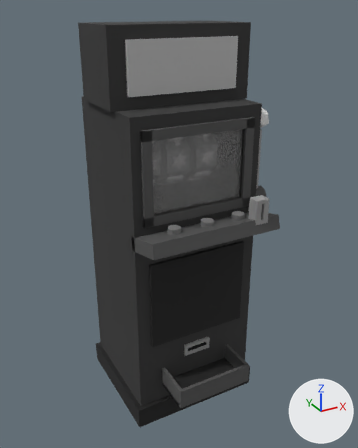
The FBX model Assets/Art/Environment/SlotMachine.fbx: old version first, new version second.
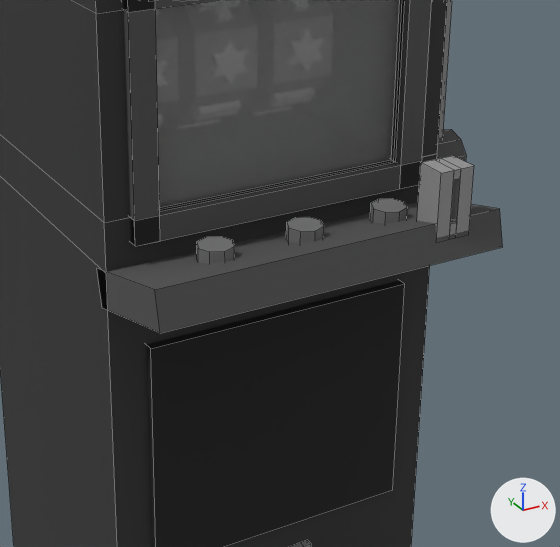
The first picture shows the older version from a 50 mm lens placed at (-0.981, -1.878, 1.779), pointed at (0.016, -0.065, 0.873). The close-ups show the older and then the newer version on the part from 27% to 84% of the width and 31% to 76% of the height of that picture. Only the edits that show in the close-ups are written down. Every picture has the same lights, and +X, +Y and +Z are marked at lower right. The close-ups show mesh edges as thin lines. Where no turn or scale is listed for an object, it has been applied to the vertices. Vertices at exactly the same position are counted once.

The older version as bpy lines, for what is in view:
```python
me_coinslot = bpy.data.meshes.new('CoinSlot')
me_coinslot.from_pydata(...)  # 38 vertices, 30 faces; spans x -0.03..0.03, y 0.0..0.05, z -0.06..0.05
me_coinslot.materials.append(mat_m_palette)  # picture img_palette_png
me_reelglass = bpy.data.meshes.new('ReelGlass')
me_reelglass.from_pydata(...)  # a box spanning x -0.21..0.21, y -0.008..0.008, z -0.15..0.15
me_reelglass.materials.append(mat_m_glass)  # picture img_palette_png
me_slotmachine = bpy.data.meshes.new('SlotMachine')
me_slotmachine.from_pydata(...)  # 152 vertices, 113 faces; spans x -0.31..0.31, y -0.43..0.28, z 0.0..1.72
me_slotmachine.materials.append(mat_m_palette)  # picture img_palette_png
ob_coinslot = bpy.data.objects.new('CoinSlot', me_coinslot)
ob_coinslot.location = (0.2, -0.425, 1.025)
ob_reelglass = bpy.data.objects.new('ReelGlass', me_reelglass)
ob_reelglass.location = (0.0, -0.24, 1.18)
ob_slotmachine = bpy.data.objects.new('SlotMachine', me_slotmachine)
ob_slotmachine.location = (0.0, 0.0, 0.0)
# also in view: 'LeverHub' at (0.32, -0.21, 1.0); 'Lever' at (0.32, -0.21, 1.199)
```
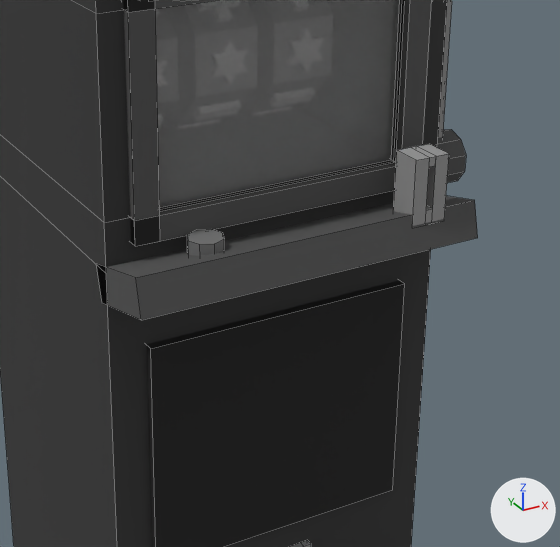
Location of each change, (x1, y1, x2, y2) in pixels of the close-ups (560 x 547 px; the box of a moved part takes in the faces that stretch with it):
'SlotMachine', reshaped: before (0, 0, 503, 547); after (0, 0, 478, 547)
'CoinSlot', moved: before (417, 156, 474, 238); after (394, 144, 449, 226)
'RefundButton', added: after (187, 229, 224, 256)
part 1 of me_slotmachine, deleted: before (197, 237, 234, 264)
part 2 of me_slotmachine, deleted: before (286, 217, 324, 243)
part 3 of me_slotmachine, deleted: before (370, 199, 407, 223)
part 4 of me_slotmachine, moved or reshaped: before (97, 202, 503, 333); after (97, 196, 478, 320)

Patch to the scene script:
```diff
--- a/Assets/Art/Environment/SlotMachine.fbx.py
+++ b/Assets/Art/Environment/SlotMachine.fbx.py
@@ me_slotmachine @@
 # used by ob_slotmachine; location = (0.0, 0.0, 0.0)
-me_slotmachine.from_pydata(...)  # 152 vertices, 113 faces; spans x -0.31..0.31, y -0.43..0.28, z 0.0..1.72
+me_slotmachine.from_pydata(...)  # 104 vertices, 83 faces; spans x -0.31..0.31, y -0.38..0.28, z 0.0..1.72
+# me_slotmachine part 1: the loose piece of 16 vertices spanning x -0.18..-0.12, y -0.36..-0.3, z 0.97..0.99 is deleted
+# me_slotmachine part 2: the loose piece of 16 vertices spanning x -0.03..0.03, y -0.36..-0.3, z 0.97..0.99 is deleted
+# me_slotmachine part 3: the loose piece of 16 vertices spanning x 0.12..0.18, y -0.36..-0.3, z 0.97..0.99 is deleted
+# me_slotmachine part 4
+# 6 vertices are removed from x -0.29..0.29, y -0.43..-0.23, z 0.94..0.99
+# 6 faces are deleted
+# 2 vertices move within x -0.29..0.29, y -0.24, z 0.89
+# 6 vertices are added at (-0.29, -0.38, 0.93), (-0.29, -0.36, 0.99), (-0.29, -0.22, 0.95), (0.29, -0.38, 0.93), (0.29, -0.36, 0.99), (0.29, -0.22, 0.95)
+# 6 new faces join them
 me_slotmachine.materials.append(mat_m_palette)
@@ me_refundbutton @@
+me_refundbutton.from_pydata(...)  # an 8-sided cylinder along z spanning x -0.028..0.028, y -0.028..0.028, z -0.014..0.014
+me_refundbutton.materials.append(mat_m_palette)  # picture img_palette_png
@@ ob_coinslot @@
 ob_coinslot = bpy.data.objects.new('CoinSlot', me_coinslot)
-ob_coinslot.location = (0.2, -0.425, 1.025)
+ob_coinslot.location = (0.2, -0.365, 1.025)
@@ ob_refundbutton @@
+ob_refundbutton = bpy.data.objects.new('RefundButton', me_refundbutton)
+ob_refundbutton.location = (-0.15, -0.3, 0.98)
```
